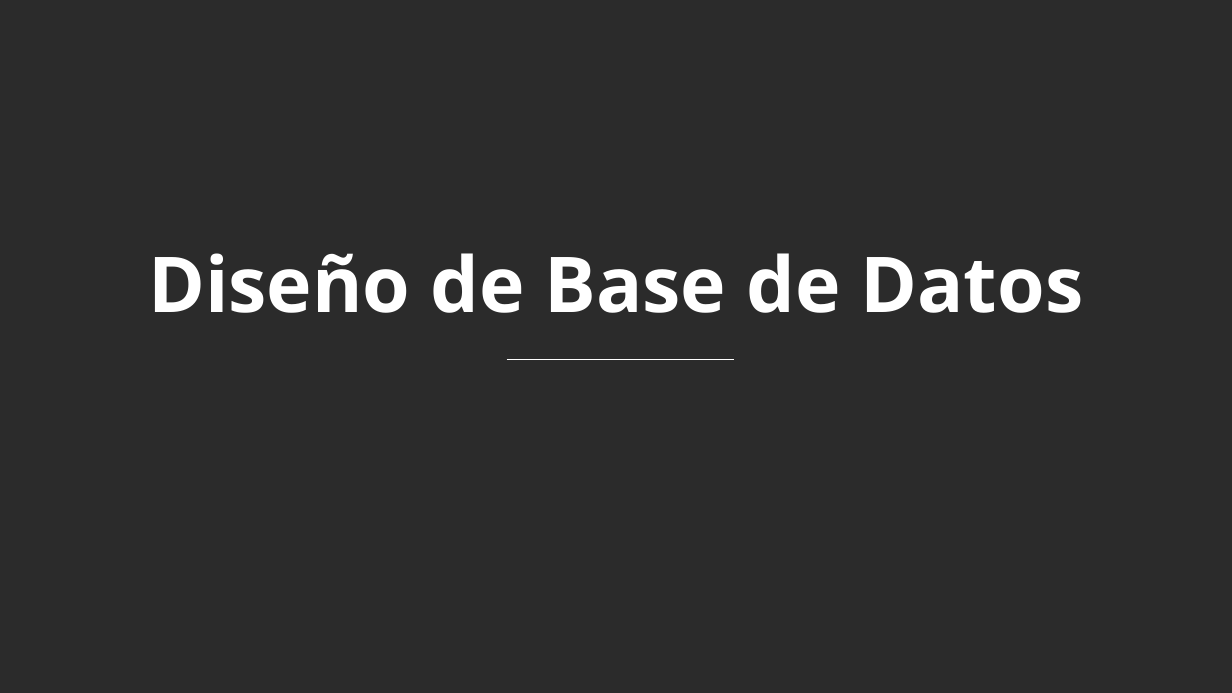
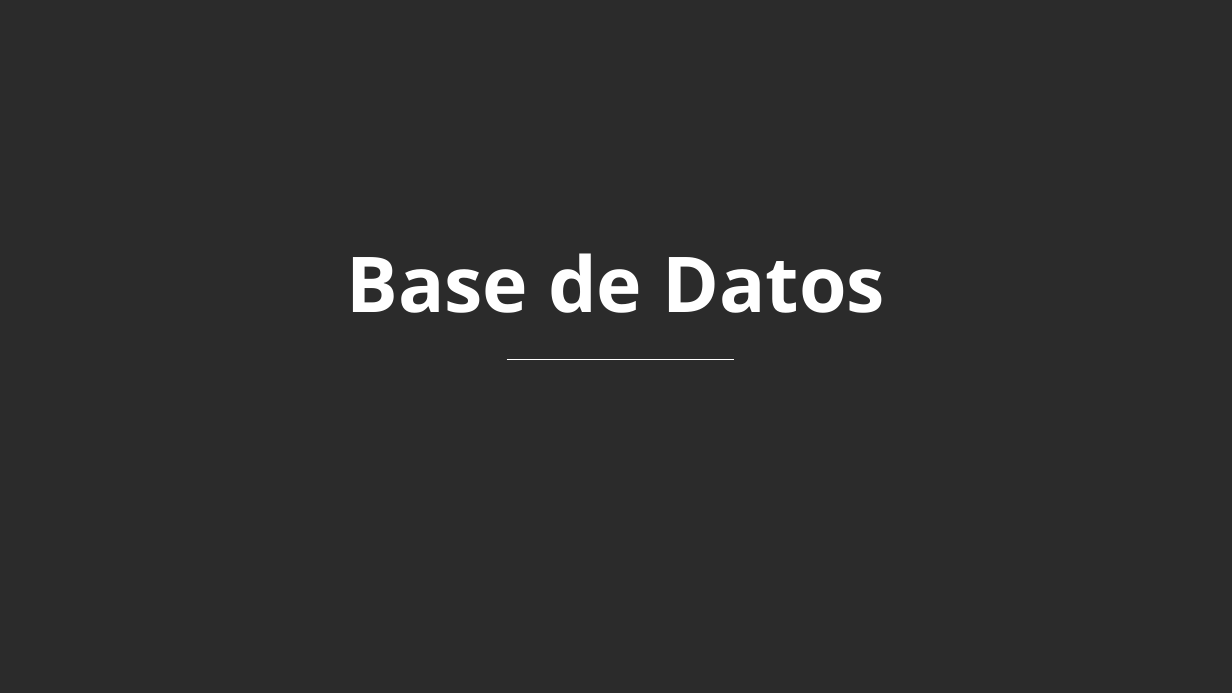
Before and after one commit to BrandonDuv033/Panify, a slide deck: slide 6 of Cuarto Trimestre/Presentación - 4 Trimestre.pptx. Drawn at 1232x693 pixels with LibreOffice and Linux fonts; fonts in the diff are those of the drawing; background and template pictures are left out; a plain dark background stands for a picture behind light text. Boxes give left, top, right and bottom in pixels: in the first picture for what was removed or moved away, otherwise in the second. Text is boxed around its words. In the diff, an @@ line names an element or a change of style, - is before the commit and + after.

Commit message:
docs: actualizar presentación del cuarto trimestre
Se actualiza la presentación de los entregables del cuarto trimestre agregando el modelo relacional actualizado de la base de datos de Panify y vinculando un hipervínculo para facilitar la visualización del modelo en mayor resolución.

```diff
--- a/Cuarto Trimestre/Presentación - 4 Trimestre.pptx
+++ b/Cuarto Trimestre/Presentación - 4 Trimestre.pptx
@@ text at [346,253,885,313]: text changed @@
-Diseño de Base de Datos
+Base de Datos
```
Also in this commit, not shown: 1 other slide changed, 3 slides added, 8 slides removed.
